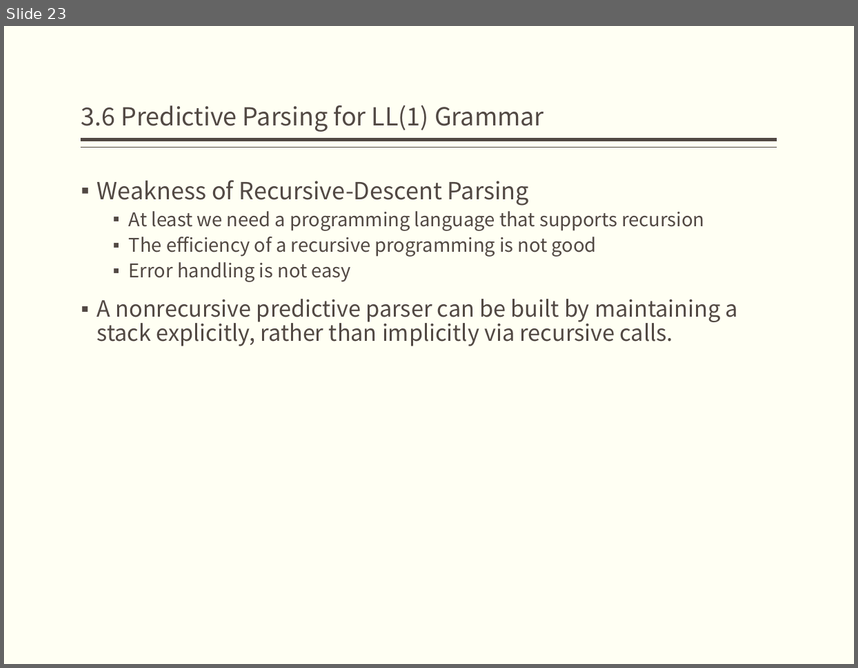
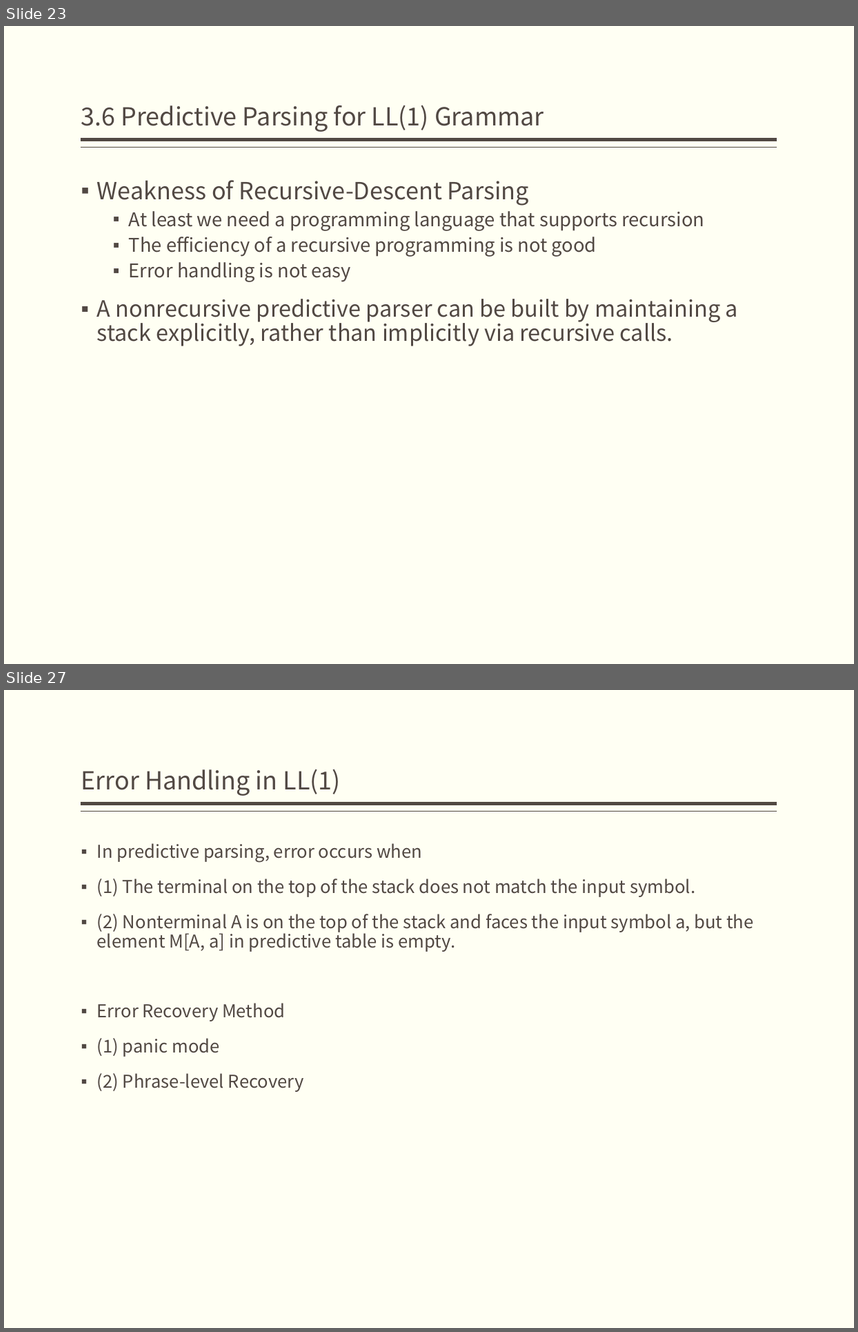
Before and after one commit to bonkboykz/jz81.github.io, a slide deck: course/compiler/LectureNotes/(Spring2017)Lecture4.pptx. Shown one above the other, each under a label of ours: slide 23 before the commit, slides 23 and 27 after it; the slides between them are not shown. The pictures are 858x668 and 858x1332 pixels, drawn with LibreOffice and Linux fonts; fonts in the diff are those of the drawing. Boxes give left, top, right and bottom in pixels: in the first picture for what was removed or moved away, otherwise in the second. Text is boxed around its words. In the diff, an @@ line names an element or a change of style, - is before the commit and + after.

```diff
--- a/course/compiler/LectureNotes/(Spring2017)Lecture4.pptx
+++ b/course/compiler/LectureNotes/(Spring2017)Lecture4.pptx
@@ slide 27 added at <box>4,690,854,1328</box>, background #FFFFF3; not listed: 2 template elements that a slide beside it also shows @@
@@ title added at <box>81,769,341,796</box>, 21 pt, text #514843 @@
+Error Handling in LL(1)
@@ text added at <box>97,843,753,1092</box>, 15 pt, text #514843 @@
+▪ In predictive parsing, error occurs when
+▪ (1) The terminal on the top of the stack does not match the input symbol.
+▪ (2) Nonterminal A is on the top of the stack and faces the input symbol a, but the element M[A, a] in predictive table is empty.
+▪ Error Recovery Method
+▪ (1) panic mode
+▪ (2) Phrase-level Recovery
```
Also in this commit, not shown: 4 other slides added.
